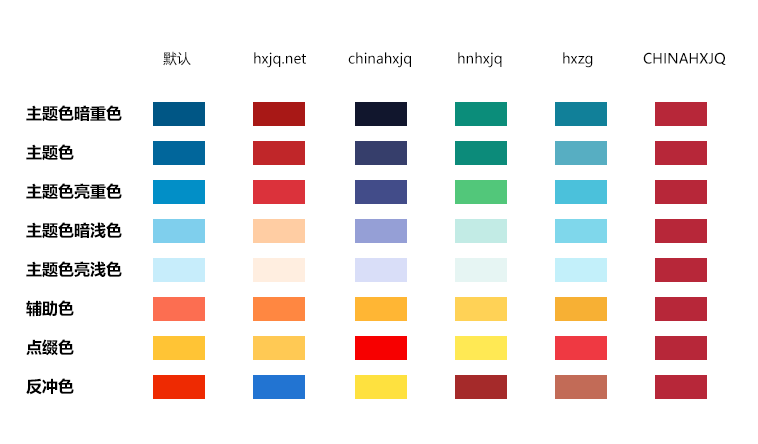
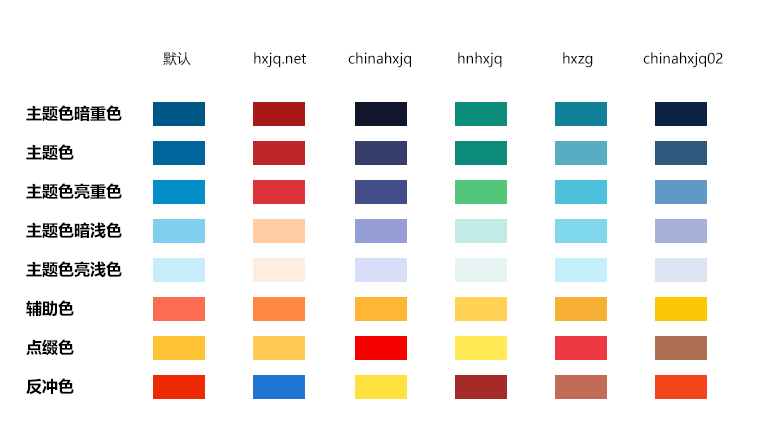
Layer changes from the first 758×444 image to the second:
renamed "chinahxjq" to "chinahxjq02", painted on it over [643, 52, 726, 68]
